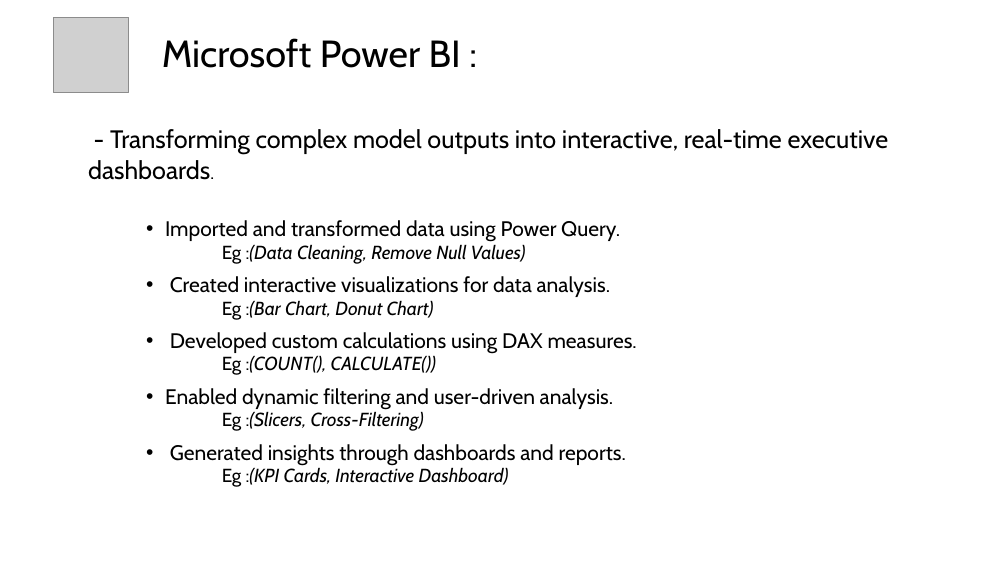
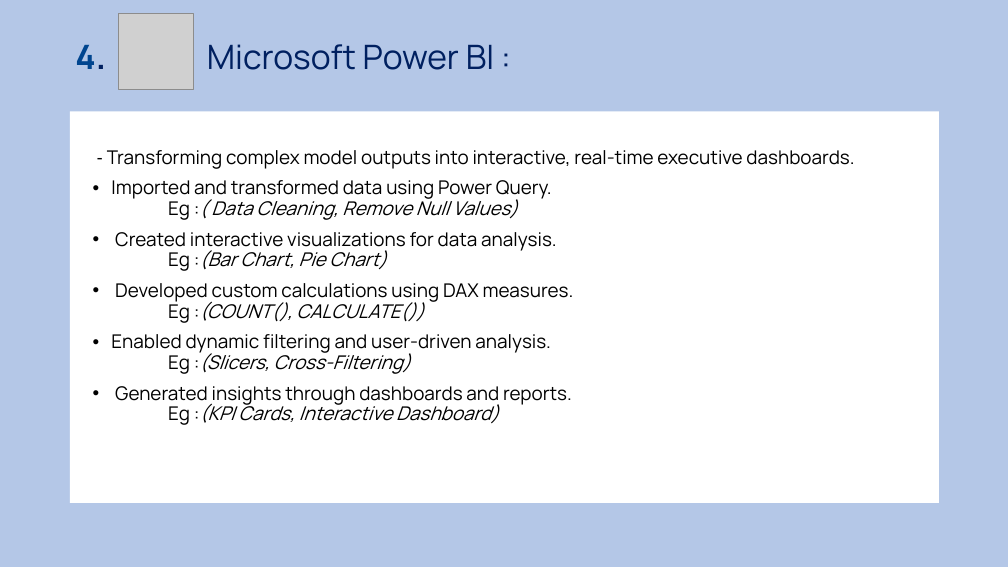
Before and after one commit to mathavan55/Early-Warning-System-for-Academic-Depression, a slide deck: slide 5 of Early Warning System for Academic Depression.pptx. Drawn at 1008x567 pixels with LibreOffice and Linux fonts; fonts in the diff are those of the drawing; grey boxes stand for pictures. Boxes give left, top, right and bottom in pixels: in the first picture for what was removed or moved away, otherwise in the second. Text is boxed around its words. In the diff, an @@ line names an element or a change of style, - is before the commit and + after.

```diff
--- a/Early Warning System for Academic Depression.pptx
+++ b/Early Warning System for Academic Depression.pptx
@@ background #FFFFFF to #B4C7E7 @@
@@ picture: place and size @@
-picture at <box>53,17,129,93</box>
+picture at <box>118,14,194,89</box>
@@ text at <box>75,44,494,70</box>: text changed; size 36 to 32 pt; font Cabin to Manrope; text colour #000000 to #002060 @@
-Microsoft Power BI :
+4. Microsoft Power BI :
@@ text "- Transforming complex model outputs ...": place and size @@
-text "- Transforming complex model outputs ..." at <box>165,220,637,487</box>
+text "- Transforming complex model outputs ..." at <box>70,111,938,503</box>
@@ text "- Transforming complex model outputs ..." at <box>70,111,938,503</box>: fill none to #FFFFFF @@
@@ text removed at <box>88,129,889,180</box> @@
-- Transforming complex model outputs into interactive, real-time executive dashboards.
@@ text at <box>107,150,854,271</box>: text changed; size 20 to 18 pt; font Cabin to Manrope @@
-• Imported and transformed data using Power Query.
-  Eg :(Data Cleaning, Remove Null Values)
-• Created interactive visualizations for data analysis.
-  Eg :(Bar Chart, Donut Chart)
+- Transforming complex model outputs into interactive, real-time executive dashboards.
+• Imported and transformed data using Power Query.
+  Eg :( Data Cleaning, Remove Null Values)
+• Created interactive visualizations for data analysis.
+  Eg :(Bar Chart, Pie Chart)
@@ text at <box>111,283,574,425</box>: size 20 to 18 pt in "Developed custom calculations using DAX measures.", "Enabled dynamic filtering and user-driven analysis.", "Generated insights through dashboards and reports."; font Cabin to Manrope in "Developed custom calculations using DAX measures. Eg ...", "Enabled dynamic filtering and user-driven analysis. Eg ...", "Generated insights through dashboards and reports. Eg ..." @@
```
Also in this commit, not shown: 9 other slides changed, 6 slides added, 4 slides removed.
